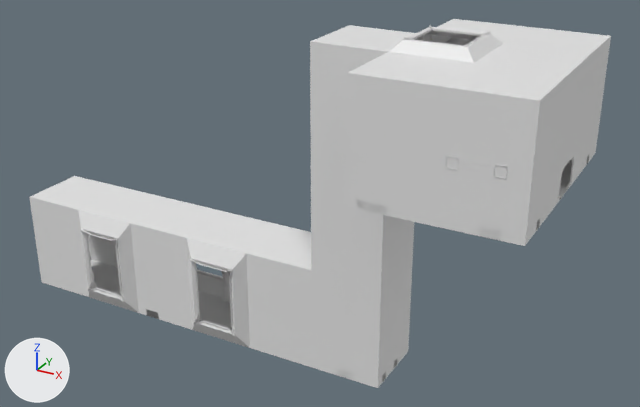
One commit to the OBJ model Assets/Meshes/Rooms/Chest_Room.obj: the scene before it, then after it.
The view is the same before and after, from a 50 mm lens placed at (80.2, -49.2, 55.4), pointed at (37.5, 28.4, 16.6). The axes (+X, +Y, +Z) are drawn at lower left. The lights are the same throughout. Where no turn or scale is listed for an object, it has been applied to the vertices. Vertices at the same position are counted once.

The first picture shows 'ChestRoom_Cube.039'.
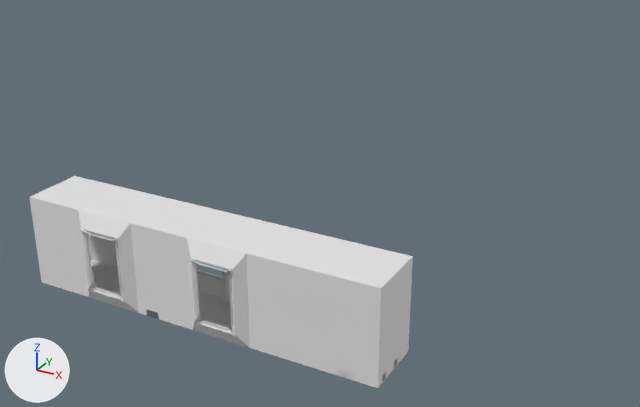
Location of each change, [x1, y1, x2, y2] in pixels of the pictures (640 x 407 px; the box of a moved part takes in the faces that stretch with it):
'ChestRoom_Cube.039', reshaped (34% narrower, 42% shorter): before [29, 19, 611, 388]; after [29, 176, 413, 388]
part 1 of me_chestroom_cube_039, deleted: before [310, 19, 611, 246]
part 2 of me_chestroom_cube_039, moved or reshaped (not visible afterwards): before [311, 162, 414, 288]

Edits to the bpy script that builds the scene:
```text
Change me_chestroom_cube_039:
    used by ob_chestroom_cube_039; location = (0.0, 0.0, 0.0)
    remove me_chestroom_cube_039.from_pydata(...)  # 9089 vertices, 16572 faces; spans x -1.3..64.0, y 13.9..38.0, z 0.0..37.2
    add me_chestroom_cube_039.from_pydata(...)  # 3474 vertices, 6144 faces; spans x -1.3..48.0, y 20.7..31.3, z 0.0..12.0
    me_chestroom_cube_039 part 1: 43 loose pieces with 5609 vertices, spanning x 40.0..64.0, y 13.9..38.0, z 0.0..37.2, are deleted
    me_chestroom_cube_039 part 2: 126 vertices moved within x 21.5..41.5, y 22.0..30.0, z 2.9..11.9; 6 vertices removed from x 40.0..48.0, y 22.0..30.0, z 12.0..24.0
```
